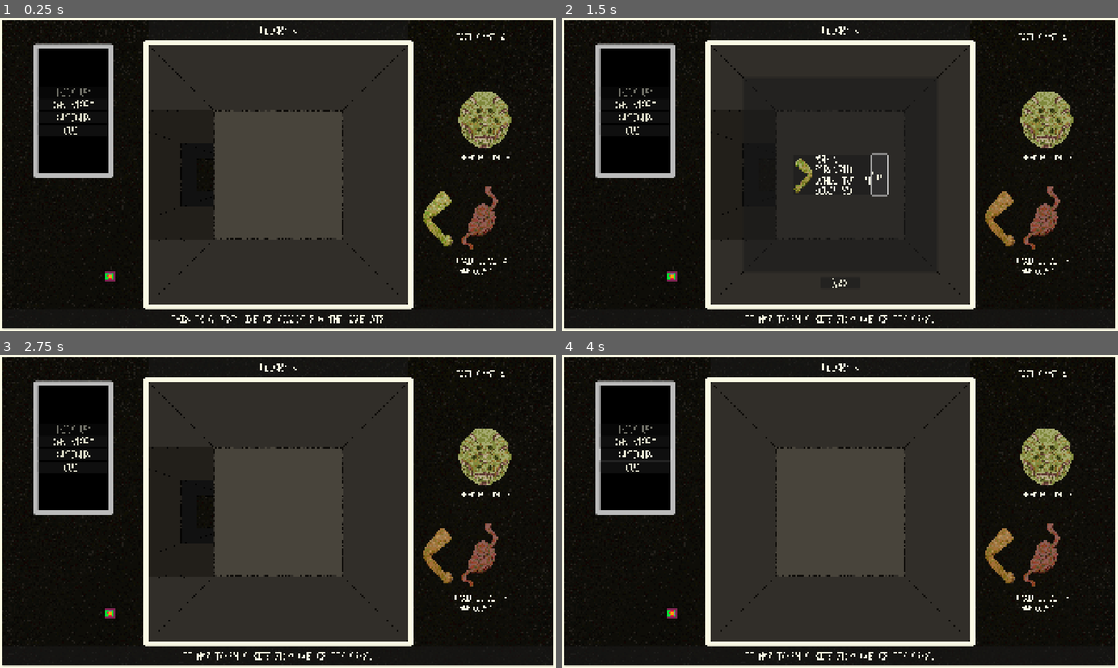
Above: before the commit, frames 1-4 (two rows, left to right).
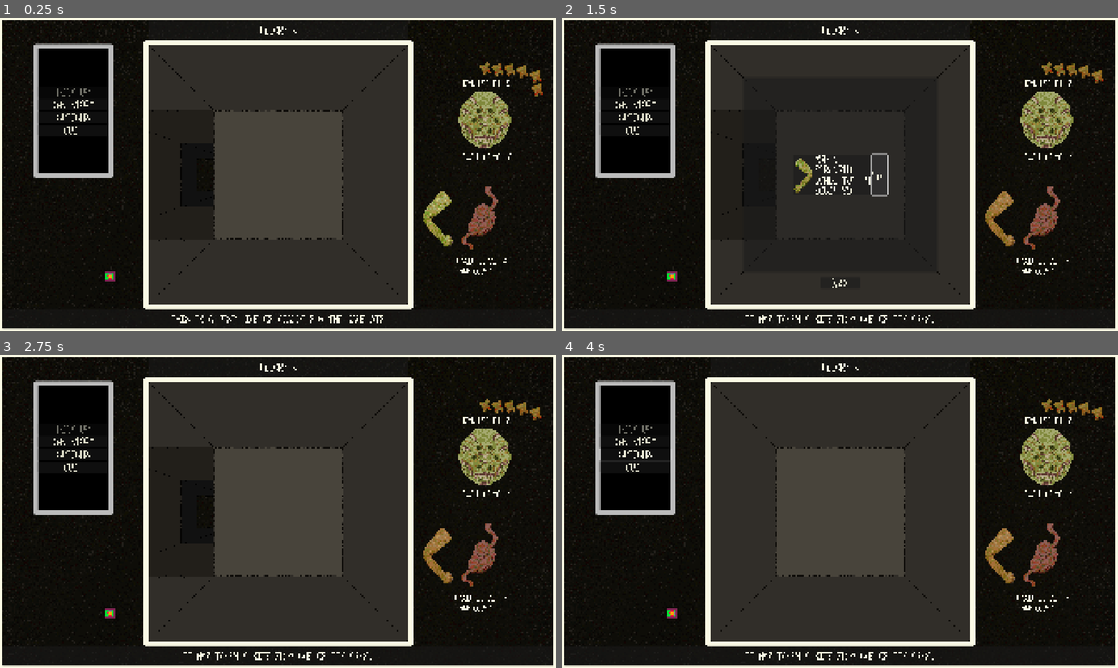
Above: after the commit, the same moments.

Repository: sym-z/arm-to-the-teeth
Game: Godot game, scene res://scenes/testing_level/testing_level.tscn
The game is run twice, just before and just after one commit, with the same random seed, the same clock (stepped at 60 frames per second) and the same inputs. The project has no main scene, so this scene is started directly.
Inputs (mouse positions are in pixels of both pictures, inside the frame that each line leads up to):
- Up to frame 1 (0.25 s): no input
- Up to frame 2 (1.5 s): click "INVENTORY" at 0.5 s; click "EAT" at 1.25 s
- Up to frame 3 (2.75 s): click "BACK" at 2 s
- Up to frame 4 (4 s): click "OPTIONS" at 2.75 s; move the mouse to (962, 495) at 3.52 s; hold D (turn_right) from 3.53 s (still down); click (962, 495) at 3.67 s

The runs differ from the first frame. In frame 1, 0.5% of the frame differs, in the area x 82-98%, y 4-46%; in frame 2, 0.4%; in frame 3, 0.4%; in frame 4, 0.4%.

Commit message:
Teeth are now in the stat showcase

Diff:
--- a/src/prefabs/ui/combat_viewport/combat_viewport.gd
+++ b/src/prefabs/ui/combat_viewport/combat_viewport.gd
@@ -311,6 +311,7 @@
 			# Head loses health, and teeth are lost. Possibly roll for teeth lost.
 			#TODO: Have low rolls factor into more health and teeth lost
 			player.head.health -= 1
+			player.tooth_count -= 1
 			player.stat_change.emit()
 			# Refresh root_ui's labels
 			root_ui.refresh_temp_labels()
@@ -377,6 +378,8 @@
 		h.health -= h.health
 	else:
 		h.health -= opponent.damage
+		# TODO: Critical hit tooth loss
+		player.tooth_count -= 1
 	player.stat_change.emit()
 	# Update status in UI of head
 	root_ui.refresh_temp_labels()
--- a/src/prefabs/ui/ui.gd
+++ b/src/prefabs/ui/ui.gd
@@ -52,6 +52,7 @@
 @export var stomach_anim : AnimatedSprite2D
 @export var equipped_arm_anim_1 : AnimatedSprite2D
 @export var equipped_arm_anim_2 : AnimatedSprite2D
+@export var tooth_anim : AnimatedSprite2D
 #endregion
 func _ready():
 	Log.connect("new_log", update_log_line)
@@ -213,6 +214,13 @@
 	refresh_head_stat()
 	refresh_stomach_stat()
 	refresh_arm_stat()
+	refresh_tooth_stat()
+
+func refresh_tooth_stat():
+	if player.tooth_count >= 0 and player.tooth_count <= player.TOOTH_MAX:
+		tooth_anim.frame = player.tooth_count
+	else:
+		push_error("In refresh_stat_showcase in ui.gd, tooth count set to either negative or above possible value")
 
 func refresh_arm_stat():
 	# Index through inventory, and reveal an arm for each arm that is equipped.
--- a/src/prefabs/ui/ui.tscn
+++ b/src/prefabs/ui/ui.tscn
@@ -15,6 +15,7 @@
 [ext_resource type="Theme" uid="uid://b0rwfmnijyt3u" path="res://themes/log/log_full_margin_container.tres" id="10_d8cmc"]
 [ext_resource type="Texture2D" uid="uid://c6hnsbl00mc2" path="res://assets/visual/prototype_items/v2/arm_prototype_0_beta_anim.png" id="11_0a60q"]
 [ext_resource type="PackedScene" uid="uid://dp85jko1wcurv" path="res://prefabs/ui/log_full_window/full_window_log_label.tscn" id="11_b6rlx"]
+[ext_resource type="Texture2D" uid="uid://b64hwvql0s6m1" path="res://assets/visual/ui/tooth_stat_anim_prototype.png" id="12_44hv2"]
 [ext_resource type="Theme" uid="uid://dinequvservm1" path="res://themes/log/full_window_back_button.tres" id="12_b6rlx"]
 [ext_resource type="Theme" uid="uid://b4oi387uf7g0b" path="res://themes/log/full_window_panel_background.tres" id="12_hvfel"]
 [ext_resource type="Theme" uid="uid://casrwxgiyddvj" path="res://themes/viewport_header/viewport_header_margin_container.tres" id="13_xw6rm"]
@@ -130,7 +131,246 @@
 "speed": 5.0
 }]
 
-[node name="UI" type="CanvasLayer" node_paths=PackedStringArray("pickup_button", "inventory_button", "options_button", "quit_button", "tooth_label", "arm_label", "head_label", "hunger_label", "inventory_container", "item_container", "inv_back_button", "log_line_label", "full_log_container", "full_log_window_container", "full_log_scroller", "full_log_back_button", "viewport_header_label", "mini_map", "combat_viewport", "head_anim", "stomach_anim", "equipped_arm_anim_1", "equipped_arm_anim_2")]
+[sub_resource type="AtlasTexture" id="AtlasTexture_q0gkn"]
+atlas = ExtResource("12_44hv2")
+region = Rect2(0, 0, 400, 400)
+
+[sub_resource type="AtlasTexture" id="AtlasTexture_bfc3p"]
+atlas = ExtResource("12_44hv2")
+region = Rect2(400, 0, 400, 400)
+
+[sub_resource type="AtlasTexture" id="AtlasTexture_6yx2k"]
+atlas = ExtResource("12_44hv2")
+region = Rect2(800, 0, 400, 400)
+
+[sub_resource type="AtlasTexture" id="AtlasTexture_b1x4d"]
+atlas = ExtResource("12_44hv2")
+region = Rect2(1200, 0, 400, 400)
+
+[sub_resource type="AtlasTexture" id="AtlasTexture_a7s35"]
+atlas = ExtResource("12_44hv2")
+region = Rect2(1600, 0, 400, 400)
+
+[sub_resource type="AtlasTexture" id="AtlasTexture_oowx1"]
+atlas = ExtResource("12_44hv2")
+region = Rect2(2000, 0, 400, 400)
+
+[sub_resource type="AtlasTexture" id="AtlasTexture_aqqjo"]
+atlas = ExtResource("12_44hv2")
+region = Rect2(2400, 0, 400, 400)
+
+[sub_resource type="AtlasTexture" id="AtlasTexture_b1ex4"]
+atlas = ExtResource("12_44hv2")
+region = Rect2(2800, 0, 400, 400)
+
+[sub_resource type="AtlasTexture" id="AtlasTexture_mpgui"]
+atlas = ExtResource("12_44hv2")
+region = Rect2(3200, 0, 400, 400)
+
+[sub_resource type="AtlasTexture" id="AtlasTexture_3mq63"]
+atlas = ExtResource("12_44hv2")
+region = Rect2(3600, 0, 400, 400)
+
+[sub_resource type="AtlasTexture" id="AtlasTexture_otlga"]
+atlas = ExtResource("12_44hv2")
+region = Rect2(4000, 0, 400, 400)
+
+[sub_resource type="AtlasTexture" id="AtlasTexture_vbomq"]
+atlas = ExtResource("12_44hv2")
+region = Rect2(4400, 0, 400, 400)
+
+[sub_resource type="AtlasTexture" id="AtlasTexture_nc4rq"]
+atlas = ExtResource("12_44hv2")
+region = Rect2(4800, 0, 400, 400)
+
+[sub_resource type="AtlasTexture" id="AtlasTexture_1o0dj"]
+atlas = ExtResource("12_44hv2")
+region = Rect2(5200, 0, 400, 400)
+
+[sub_resource type="AtlasTexture" id="AtlasTexture_0kdjk"]
+atlas = ExtResource("12_44hv2")
+region = Rect2(5600, 0, 400, 400)
+
+[sub_resource type="AtlasTexture" id="AtlasTexture_7mggq"]
+atlas = ExtResource("12_44hv2")
+region = Rect2(6000, 0, 400, 400)
+
+[sub_resource type="AtlasTexture" id="AtlasTexture_abryy"]
+atlas = ExtResource("12_44hv2")
+region = Rect2(6400, 0, 400, 400)
+
+[sub_resource type="AtlasTexture" id="AtlasTexture_c8ccg"]
+atlas = ExtResource("12_44hv2")
+region = Rect2(6800, 0, 400, 400)
+
+[sub_resource type="AtlasTexture" id="AtlasTexture_aoepl"]
+atlas = ExtResource("12_44hv2")
+region = Rect2(7200, 0, 400, 400)
+
+[sub_resource type="AtlasTexture" id="AtlasTexture_smb0g"]
+atlas = ExtResource("12_44hv2")
+region = Rect2(7600, 0, 400, 400)
+
+[sub_resource type="AtlasTexture" id="AtlasTexture_kfeyr"]
+atlas = ExtResource("12_44hv2")
+region = Rect2(8000, 0, 400, 400)
+
+[sub_resource type="AtlasTexture" id="AtlasTexture_gac88"]
+atlas = ExtResource("12_44hv2")
+region = Rect2(8400, 0, 400, 400)
+
+[sub_resource type="AtlasTexture" id="AtlasTexture_g6uqa"]
+atlas = ExtResource("12_44hv2")
+region = Rect2(8800, 0, 400, 400)
+
+[sub_resource type="AtlasTexture" id="AtlasTexture_hm1y2"]
+atlas = ExtResource("12_44hv2")
+region = Rect2(9200, 0, 400, 400)
+
+[sub_resource type="AtlasTexture" id="AtlasTexture_youva"]
+atlas = ExtResource("12_44hv2")
+region = Rect2(9600, 0, 400, 400)
+
+[sub_resource type="AtlasTexture" id="AtlasTexture_6hcmc"]
+atlas = ExtResource("12_44hv2")
+region = Rect2(10000, 0, 400, 400)
+
+[sub_resource type="AtlasTexture" id="AtlasTexture_dd1qd"]
+atlas = ExtResource("12_44hv2")
+region = Rect2(10400, 0, 400, 400)
+
+[sub_resource type="AtlasTexture" id="AtlasTexture_uxqb5"]
+atlas = ExtResource("12_44hv2")
+region = Rect2(10800, 0, 400, 400)
+
+[sub_resource type="AtlasTexture" id="AtlasTexture_f6n7a"]
+atlas = ExtResource("12_44hv2")
+region = Rect2(11200, 0, 400, 400)
+
+[sub_resource type="AtlasTexture" id="AtlasTexture_3rx6j"]
+atlas = ExtResource("12_44hv2")
+region = Rect2(11600, 0, 400, 400)
+
+[sub_resource type="AtlasTexture" id="AtlasTexture_jdc6g"]
+atlas = ExtResource("12_44hv2")
+region = Rect2(12000, 0, 400, 400)
+
+[sub_resource type="AtlasTexture" id="AtlasTexture_hh8df"]
+atlas = ExtResource("12_44hv2")
+region = Rect2(12400, 0, 400, 400)
+
+[sub_resource type="AtlasTexture" id="AtlasTexture_b3rqj"]
+atlas = ExtResource("12_44hv2")
+region = Rect2(12800, 0, 400, 400)
+
+[sub_resource type="SpriteFrames" id="SpriteFrames_rod3w"]
+animations = [{
+"frames": [{
+"duration": 1.0,
+"texture": SubResource("AtlasTexture_q0gkn")
+}, {
+"duration": 1.0,
+"texture": SubResource("AtlasTexture_bfc3p")
+}, {
+"duration": 1.0,
+"texture": SubResource("AtlasTexture_6yx2k")
+}, {
+"duration": 1.0,
+"texture": SubResource("AtlasTexture_b1x4d")
+}, {
+"duration": 1.0,
+"texture": SubResource("AtlasTexture_a7s35")
+}, {
+"duration": 1.0,
+"texture": SubResource("AtlasTexture_oowx1")
+}, {
+"duration": 1.0,
+"texture": SubResource("AtlasTexture_aqqjo")
+}, {
+"duration": 1.0,
+"texture": SubResource("AtlasTexture_b1ex4")
+}, {
+"duration": 1.0,
+"texture": SubResource("AtlasTexture_mpgui")
+}, {
+"duration": 1.0,
+"texture": SubResource("AtlasTexture_3mq63")
+}, {
+"duration": 1.0,
+"texture": SubResource("AtlasTexture_otlga")
+}, {
+"duration": 1.0,
+"texture": SubResource("AtlasTexture_vbomq")
+}, {
+"duration": 1.0,
+"texture": SubResource("AtlasTexture_nc4rq")
+}, {
+"duration": 1.0,
+"texture": SubResource("AtlasTexture_1o0dj")
+}, {
+"duration": 1.0,
+"texture": SubResource("AtlasTexture_0kdjk")
+}, {
+"duration": 1.0,
+"texture": SubResource("AtlasTexture_7mggq")
+}, {
+"duration": 1.0,
+"texture": SubResource("AtlasTexture_abryy")
+}, {
+"duration": 1.0,
+"texture": SubResource("AtlasTexture_c8ccg")
+}, {
+"duration": 1.0,
+"texture": SubResource("AtlasTexture_aoepl")
+}, {
+"duration": 1.0,
+"texture": SubResource("AtlasTexture_smb0g")
+}, {
+"duration": 1.0,
+"texture": SubResource("AtlasTexture_kfeyr")
+}, {
+"duration": 1.0,
+"texture": SubResource("AtlasTexture_gac88")
+}, {
+"duration": 1.0,
+"texture": SubResource("AtlasTexture_g6uqa")
+}, {
+"duration": 1.0,
+"texture": SubResource("AtlasTexture_hm1y2")
+}, {
+"duration": 1.0,
+"texture": SubResource("AtlasTexture_youva")
+}, {
+"duration": 1.0,
+"texture": SubResource("AtlasTexture_6hcmc")
+}, {
+"duration": 1.0,
+"texture": SubResource("AtlasTexture_dd1qd")
+}, {
+"duration": 1.0,
+"texture": SubResource("AtlasTexture_uxqb5")
+}, {
+"duration": 1.0,
+"texture": SubResource("AtlasTexture_f6n7a")
+}, {
+"duration": 1.0,
+"texture": SubResource("AtlasTexture_3rx6j")
+}, {
+"duration": 1.0,
+"texture": SubResource("AtlasTexture_jdc6g")
+}, {
+"duration": 1.0,
+"texture": SubResource("AtlasTexture_hh8df")
+}, {
+"duration": 1.0,
+"texture": SubResource("AtlasTexture_b3rqj")
+}],
+"loop": true,
+"name": &"default",
+"speed": 5.0
+}]
+
+[node name="UI" type="CanvasLayer" node_paths=PackedStringArray("pickup_button", "inventory_button", "options_button", "quit_button", "tooth_label", "arm_label", "head_label", "hunger_label", "inventory_container", "item_container", "inv_back_button", "log_line_label", "full_log_container", "full_log_window_container", "full_log_scroller", "full_log_back_button", "viewport_header_label", "mini_map", "combat_viewport", "head_anim", "stomach_anim", "equipped_arm_anim_1", "equipped_arm_anim_2", "tooth_anim")]
 script = ExtResource("1_gxjsb")
 pickup_button = NodePath("Context Menu/Button Container/Pick Up")
 inventory_button = NodePath("Context Menu/Button Container/Inventory")
@@ -155,6 +395,7 @@
 stomach_anim = NodePath("Stat Showcase/Stomach")
 equipped_arm_anim_1 = NodePath("Stat Showcase/Arm")
 equipped_arm_anim_2 = NodePath("Stat Showcase/Arm2")
+tooth_anim = NodePath("Stat Showcase/Teeth")
 
 [node name="Background" type="TextureRect" parent="."]
 offset_right = 40.0
@@ -208,13 +449,14 @@
 [node name="Temporary Labels" type="CanvasLayer" parent="."]
 
 [node name="TEMP TEETH" type="Label" parent="Temporary Labels"]
-offset_left = 1434.0
-offset_top = 52.0
-offset_right = 1882.0
-offset_bottom = 96.0
+offset_left = 1457.0
+offset_top = 456.0
+offset_right = 1905.0
+offset_bottom = 500.0
 theme = ExtResource("7_1is0v")
 text = "TOOTH COUNT: X"
 horizontal_alignment = 1
+vertical_alignment = 1
 
 [node name="TEMP ARMS" type="Label" parent="Temporary Labels"]
 offset_left = 1466.0
@@ -228,9 +470,9 @@
 
 [node name="TEMP HEAD" type="Label" parent="Temporary Labels"]
 offset_left = 1451.0
-offset_top = 458.0
+offset_top = 202.0
 offset_right = 1899.0
-offset_bottom = 502.0
+offset_bottom = 246.0
 theme = ExtResource("7_1is0v")
 text = "HEAD HEALTH: X"
 horizontal_alignment = 1
@@ -266,6 +508,11 @@
 [node name="Arm2" type="AnimatedSprite2D" parent="Stat Showcase"]
 position = Vector2(1820, 691)
 sprite_frames = SubResource("SpriteFrames_q0gkn")
+
+[node name="Teeth" type="AnimatedSprite2D" parent="Stat Showcase"]
+position = Vector2(1677, 351)
+sprite_frames = SubResource("SpriteFrames_rod3w")
+frame = 32
 
 [node name="Inventory" type="CanvasLayer" parent="."]
 layer = 2
Binary file added: src/assets/visual/ui/tooth_stat_anim_prototype.aseprite
Binary file added: src/assets/visual/ui/tooth_stat_anim_prototype.png
Not shown, added: src/assets/visual/ui/tooth_stat_anim_prototype.png.import
Not shown: 1 places in src/prefabs/ui/ui.tscn that only renumber resources
Not shown, changed: docs/DEVLOG.md
Not shown, changed: docs/TODO.md
